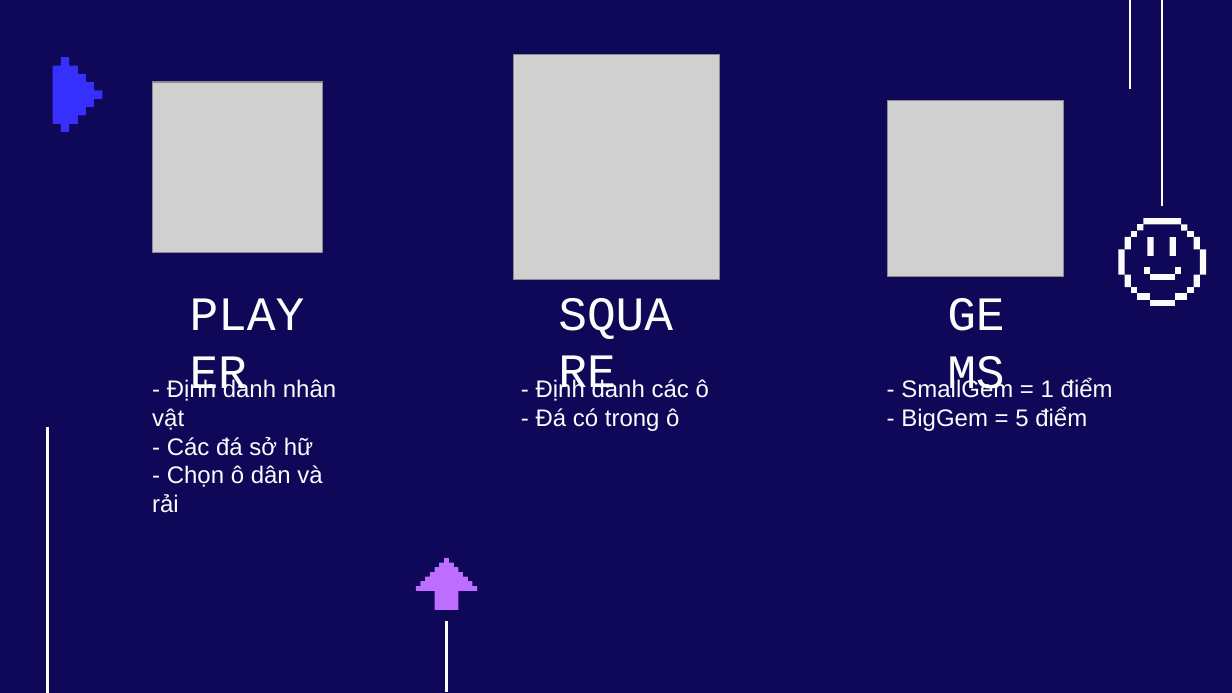
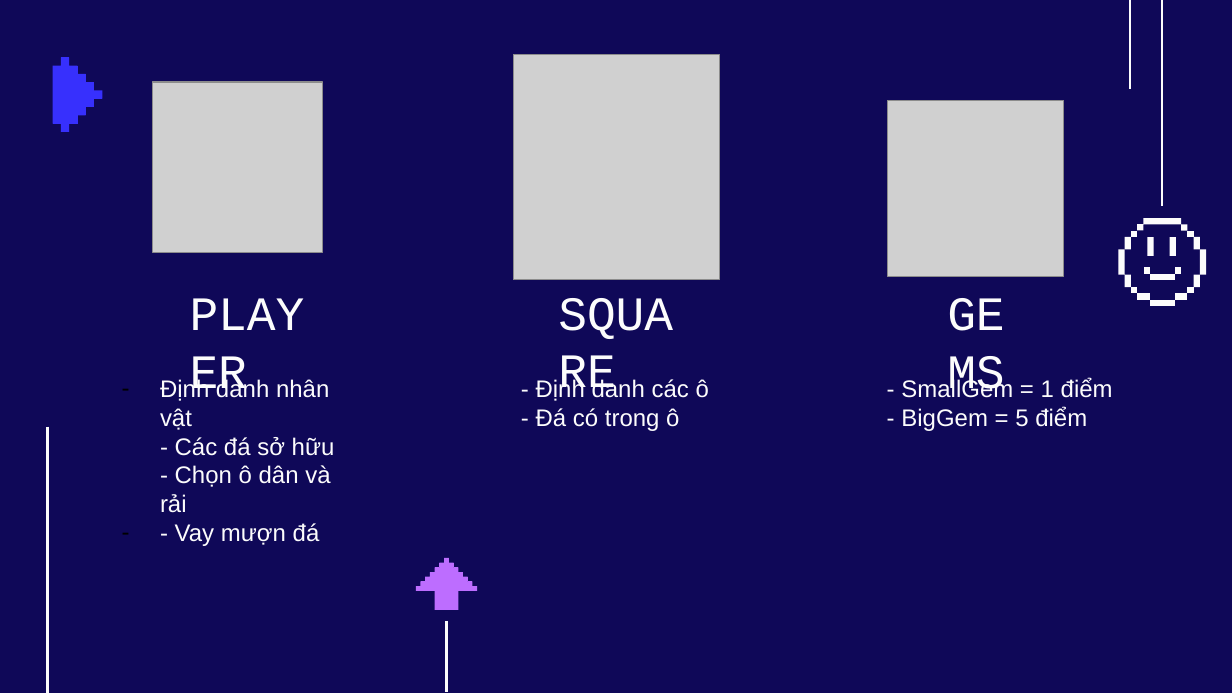
Before and after one commit to ngocduyYUD/OOLT.VN.20231-39, a slide deck: slide 7 of presentation/SlideTeam39.pptx. Drawn at 1232x693 pixels with LibreOffice and Linux fonts; fonts in the diff are those of the drawing; grey boxes stand for pictures; background and template pictures are left out. Boxes give left, top, right and bottom in pixels: in the first picture for what was removed or moved away, otherwise in the second. Text is boxed around its words. In the diff, an @@ line names an element or a change of style, - is before the commit and + after.

```diff
--- a/presentation/SlideTeam39.pptx
+++ b/presentation/SlideTeam39.pptx
@@ text at [160,378,335,546]: text changed @@
-- Định danh nhân vật
-- Các đá sở hữ
-- Chọn ô dân và rải
+– Định danh nhân vật
+  - Các đá sở hữu
+  - Chọn ô dân và rải
+– - Vay mượn đá
```
Also in this commit, not shown: 3 other slides changed, 1 slide added, 1 slide removed, 6 other files.
